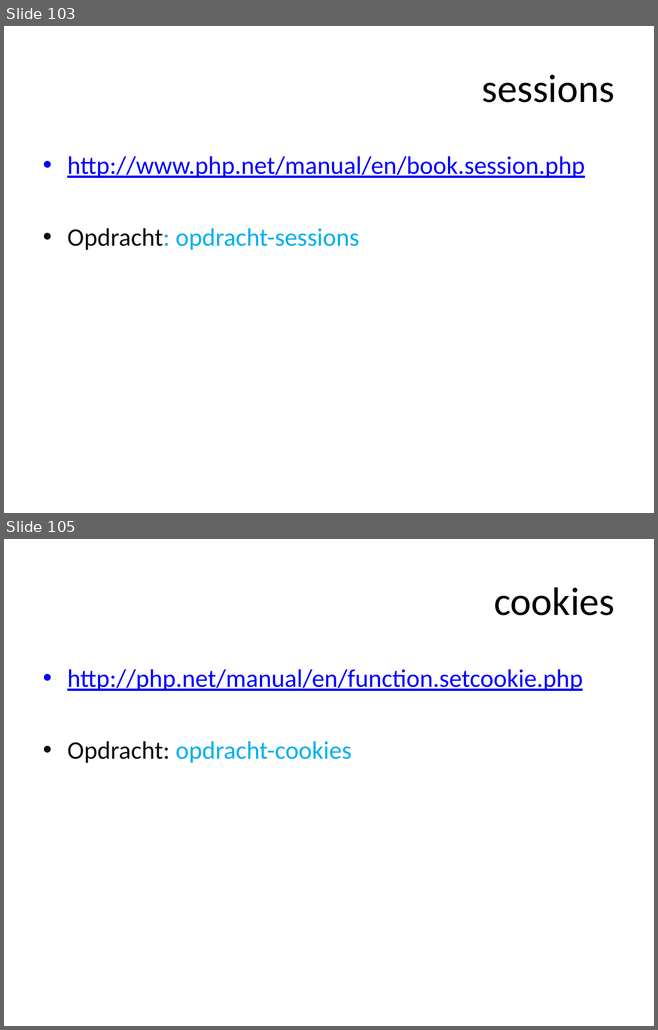
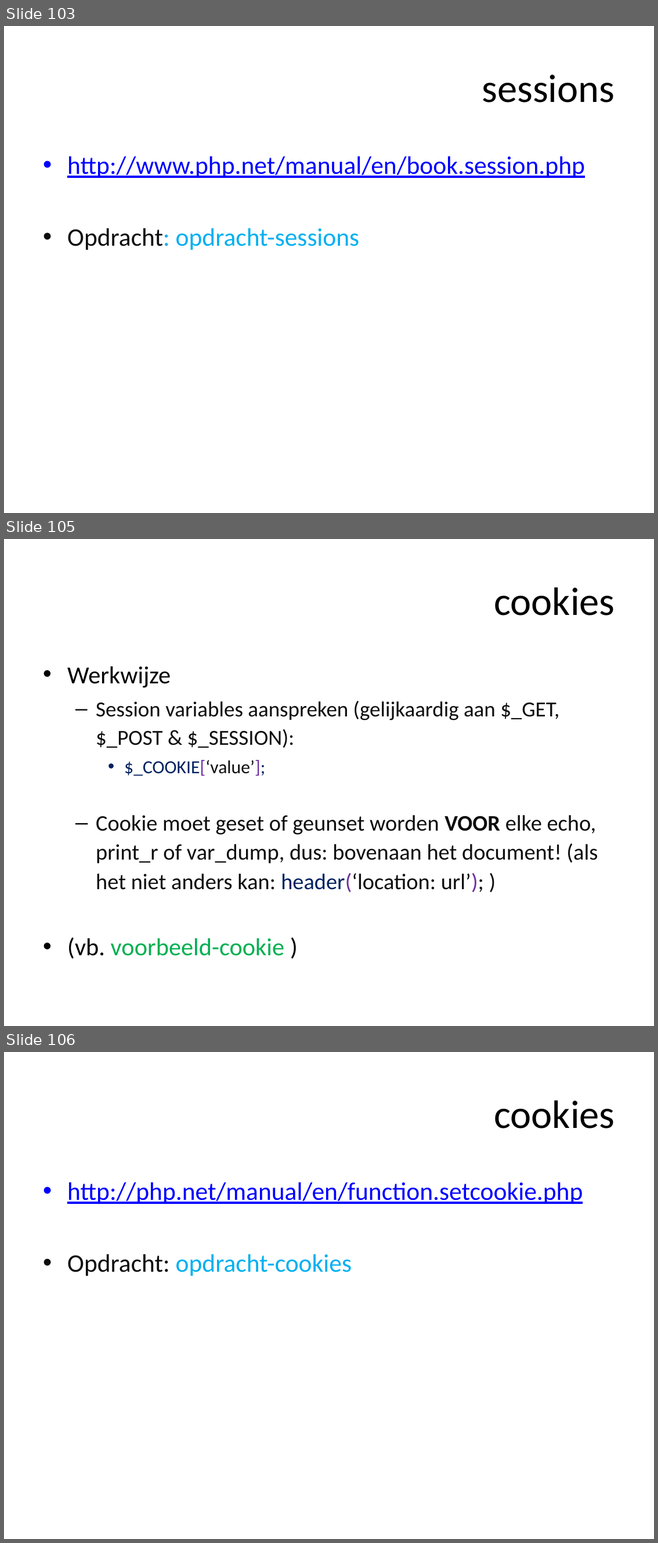
Before and after one commit to ajkea/web-backend-1, a slide deck: public/cursus/web-backend-cursus.pptx. Shown one above the other, each under a label of ours: slides 103 and 105 before the commit, slides 103, 105 and 106 after it; the slides between them are not shown. The pictures are 658x1030 and 658x1543 pixels, drawn with LibreOffice and Linux fonts; fonts in the diff are those of the drawing. Boxes give left, top, right and bottom in pixels: in the first picture for what was removed or moved away, otherwise in the second. Text is boxed around its words. In the diff, an @@ line names an element or a change of style, - is before the commit and + after.

Commit message:
add XSS voorbeeld

```diff
--- a/public/cursus/web-backend-cursus.pptx
+++ b/public/cursus/web-backend-cursus.pptx
@@ slide 105 added at [4,539,654,1026], background #FFFFFF @@
@@ title added at [494,587,614,616], 44 pt, text #000000 @@
+cookies
@@ text added at [67,666,597,959], 24.6 pt, text #0D0D0D @@
+• Werkwijze
+  – Session variables aanspreken (gelijkaardig aan $_GET, $_POST & $_SESSION):
+    • $_COOKIE[‘value’];
+  – Cookie moet geset of geunset worden VOOR elke echo, print_r of var_dump, dus: bovenaan het document! (als het niet anders kan: header(‘location: url’); )
+• (vb. voorbeeld-cookie )
@@ what was slide 105 is now slide 106 @@
```
Also in this commit, not shown: 1 slide changed, 2 other slides added, 3 other files.
